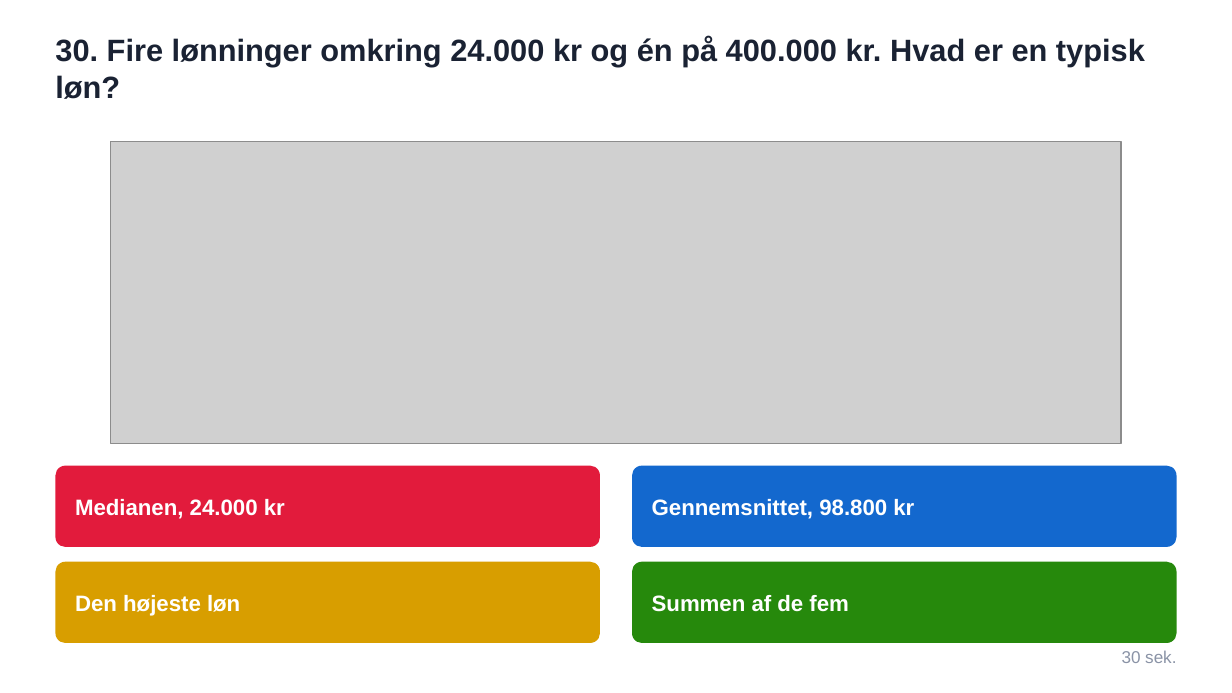
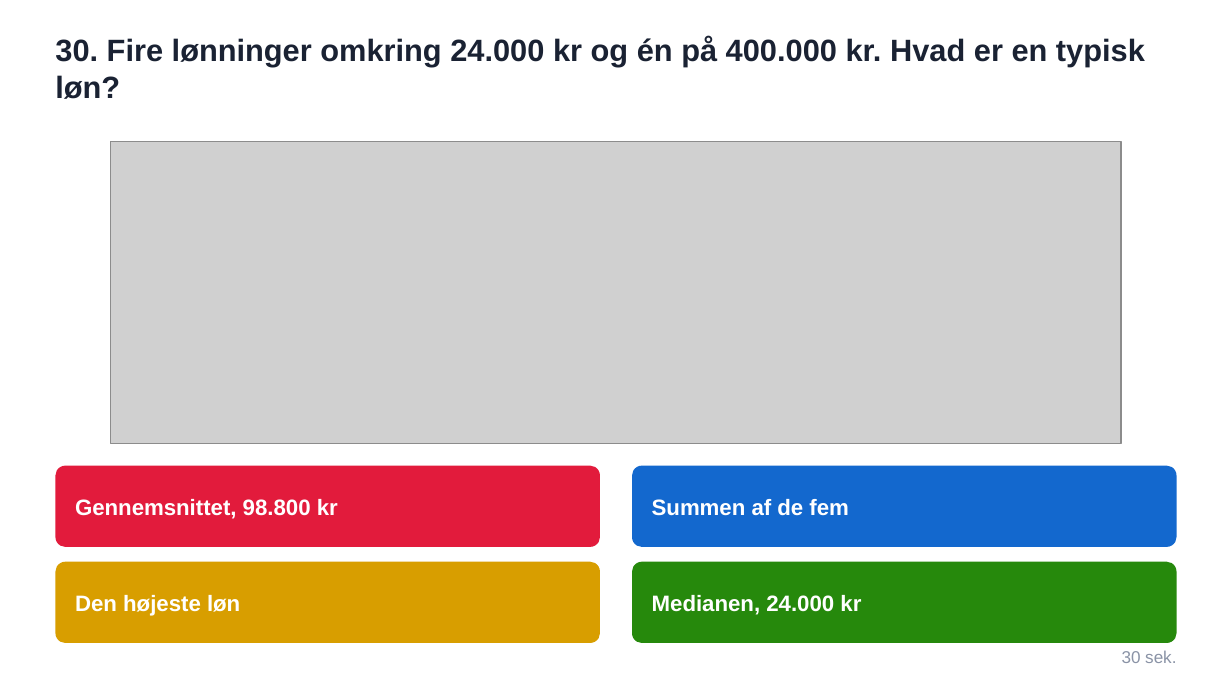
Before and after one commit to mibelibsen/kontiki, a slide deck: slide 31 of facit/kahoot-statistik-2026-09-11.pptx. Drawn at 1232x693 pixels with LibreOffice and Linux fonts; fonts in the diff are those of the drawing; grey boxes stand for pictures. Boxes give left, top, right and bottom in pixels: in the first picture for what was removed or moved away, otherwise in the second. Text is boxed around its words. In the diff, an @@ line names an element or a change of style, - is before the commit and + after.

```diff
--- a/facit/kahoot-statistik-2026-09-11.pptx
+++ b/facit/kahoot-statistik-2026-09-11.pptx
@@ text "Summen af de fem": place and size @@
-text "Summen af de fem" at (652, 595, 849, 612)
+text "Summen af de fem" at (652, 499, 849, 516)
@@ text at (75, 499, 338, 519): text changed @@
-Medianen, 24.000 kr
+Gennemsnittet, 98.800 kr
@@ text removed at (652, 499, 914, 519) @@
-Gennemsnittet, 98.800 kr
@@ text added at (652, 595, 861, 615), 13 pt, text #FFFFFF, bold @@
+Medianen, 24.000 kr
```
Also in this commit, not shown: 27 other slides changed, 7 other files.
